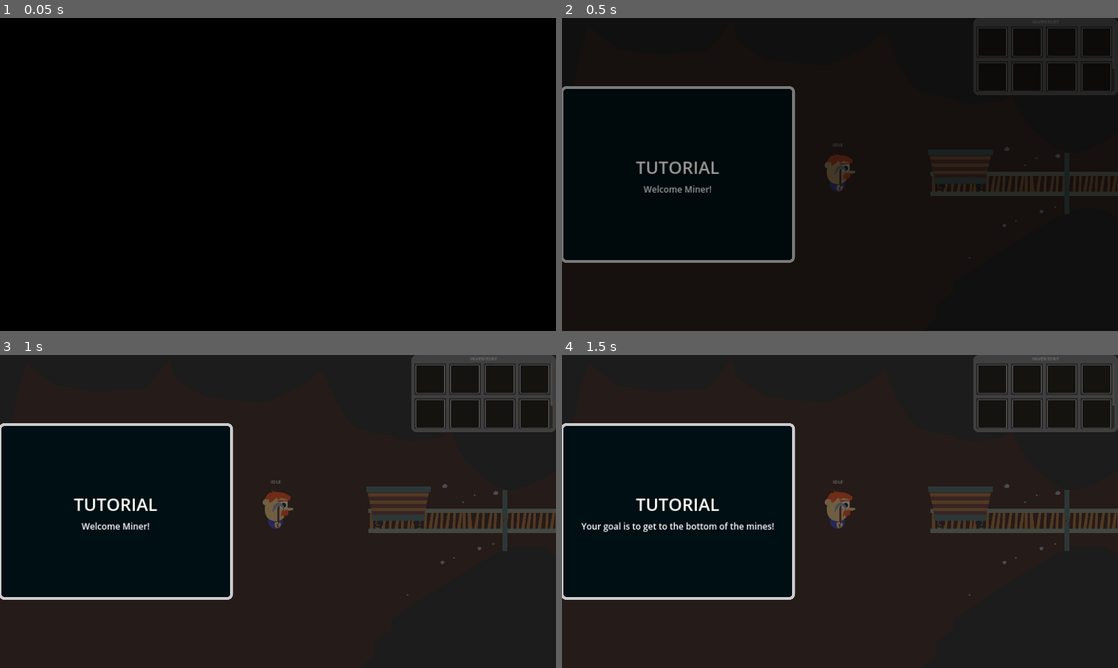
Above: before the commit, frames 1-4 (two rows, left to right).
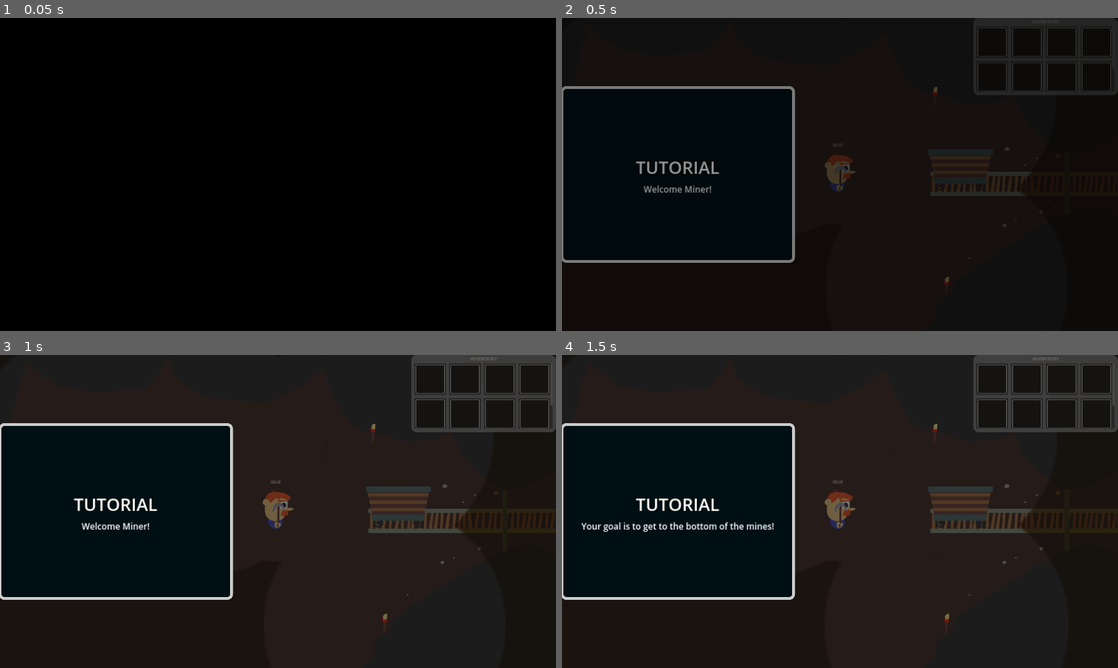
Above: after the commit, the same moments.

Repository: mathew-tran/Excavation
Game: Godot game, scene res://Scene/Hub.tscn
Same seed, same stepped clock (60 frames per second), same inputs: the game is played once before the commit and once after it. Sound files missing from this copy of the repository are replaced by a short silence.
Inputs (mouse positions are in pixels of both pictures, inside the frame that each line leads up to):
- Up to frame 1 (0.05 s): no input
- Up to frame 2 (0.5 s): no input
- Up to frame 3 (1 s): move the mouse to (400, 495) at 0.52 s; hold H (clear_data) from 0.53 s (still down)
- Up to frame 4 (1.5 s): tap Enter at 1.25 s; move the mouse to (728, 527) at 1.27 s; release H (clear_data) at 1.28 s; click (728, 527) at 1.35 s

Frame 1 is identical in both runs. In frame 2, 0.5% of the frame differs, in the area x 66-100%, y 22-86%; in frame 3, 1.0%; in frame 4, 1.0%.

Commit message:
play with lighting to try to give more atmosphere

Diff:
--- a/Art/DwarfExample.svg
+++ b/Art/DwarfExample.svg
@@ -23,9 +23,9 @@
      inkscape:pagecheckerboard="0"
      inkscape:deskcolor="#d1d1d1"
      inkscape:document-units="mm"
-     inkscape:zoom="1"
-     inkscape:cx="-386"
-     inkscape:cy="47.5"
+     inkscape:zoom="2"
+     inkscape:cx="435.5"
+     inkscape:cy="957.25"
      inkscape:window-width="1920"
      inkscape:window-height="1001"
      inkscape:window-x="-7"
@@ -1754,5 +1754,20 @@
        style="fill:#63342f;fill-opacity:1;stroke:#754030;stroke-width:0.1;stroke-linecap:round"
        d="m -85.634246,-25.183164 c -1.518544,0.09242 -8.562987,0.852472 -8.562987,0.852472 l -0.600516,-1.156282 8.988991,-1.474812 z"
        id="path130" />
+    <path
+       style="fill:#63342f;stroke-width:0.1;stroke-linecap:round"
+       d="m 136.9489,269.03352 c -0.74835,1.3096 0.56127,12.9091 0.56127,12.9091 l 2.05798,-13.47039 z"
+       id="path35" />
+    <ellipse
+       style="fill:#e11800;stroke-width:0.126316;stroke-linecap:round"
+       id="path44"
+       cx="138.04636"
+       cy="266.68607"
+       rx="2.3812501"
+       ry="2.6319077" />
+    <path
+       style="fill:#ffec8c;stroke-width:0.07832;stroke-linecap:round"
+       d="m 136.65728,263.26041 0.20287,2.18282 0.68976,1.4552 0.52746,-0.99218 0.77091,0.85989 c 0,0 1.37952,-1.25677 1.37952,-1.91823 0,-0.66145 0.32458,-3.175 0.16229,-3.50572 -0.16229,-0.33073 -2.51559,0.39687 -2.51559,0.39687 z"
+       id="path45" />
   </g>
 </svg>
--- /dev/null
+++ b/Data/Lighting/HomeLighting.tres
@@ -0,0 +1,7 @@
+[gd_resource type="Resource" script_class="LightResource" load_steps=2 format=3 uid="uid://b3f7i54ljt34x"]
+
+[ext_resource type="Script" path="res://Data/Lighting/LightingResource.gd" id="1_px564"]
+
+[resource]
+script = ExtResource("1_px564")
+LightColor = Color(0.52423, 0.336281, 0.0169107, 1)
--- /dev/null
+++ b/Data/Lighting/Level1Lighting.tres
@@ -0,0 +1,7 @@
+[gd_resource type="Resource" script_class="LightResource" load_steps=2 format=3 uid="uid://donqtvr3eyqvt"]
+
+[ext_resource type="Script" path="res://Data/Lighting/LightingResource.gd" id="1_rvnnh"]
+
+[resource]
+script = ExtResource("1_rvnnh")
+LightColor = Color(0, 0.18428, 0.1309, 1)
--- /dev/null
+++ b/Data/Lighting/LightingResource.gd
@@ -0,0 +1,5 @@
+extends Resource
+
+class_name LightResource
+
+@export var LightColor : Color
--- /dev/null
+++ b/Prefabs/Blocking/Torch.tscn
@@ -0,0 +1,57 @@
+[gd_scene load_steps=7 format=3 uid="uid://b6qp8xn5wmcc"]
+
+[ext_resource type="Texture2D" uid="uid://cgbb4u1dk2sn1" path="res://Art/Blocking/Torch.png" id="1_4dodt"]
+[ext_resource type="Script" path="res://Scripts/Blocking/Torch.gd" id="2_ma3am"]
+[ext_resource type="Texture2D" uid="uid://d32tuo35so3cb" path="res://Art/Blocking/Light/LightRadius.png" id="2_y3ei6"]
+
+[sub_resource type="Animation" id="Animation_orcko"]
+resource_name = "anim"
+loop_mode = 1
+tracks/0/type = "value"
+tracks/0/imported = false
+tracks/0/enabled = true
+tracks/0/path = NodePath("PointLight2D:texture_scale")
+tracks/0/interp = 2
+tracks/0/loop_wrap = true
+tracks/0/keys = {
+"times": PackedFloat32Array(0, 0.566667, 1),
+"transitions": PackedFloat32Array(1, 1, 1),
+"update": 0,
+"values": [6.0, 6.3, 6.0]
+}
+
+[sub_resource type="Animation" id="Animation_m572u"]
+length = 0.001
+tracks/0/type = "value"
+tracks/0/imported = false
+tracks/0/enabled = true
+tracks/0/path = NodePath("PointLight2D:texture_scale")
+tracks/0/interp = 1
+tracks/0/loop_wrap = true
+tracks/0/keys = {
+"times": PackedFloat32Array(0),
+"transitions": PackedFloat32Array(1),
+"update": 0,
+"values": [6.0]
+}
+
+[sub_resource type="AnimationLibrary" id="AnimationLibrary_tgw3q"]
+_data = {
+"RESET": SubResource("Animation_m572u"),
+"anim": SubResource("Animation_orcko")
+}
+
+[node name="Torch" type="Sprite2D"]
+texture = ExtResource("1_4dodt")
+script = ExtResource("2_ma3am")
+
+[node name="PointLight2D" type="PointLight2D" parent="."]
+blend_mode = 2
+texture = ExtResource("2_y3ei6")
+texture_scale = 6.0
+
+[node name="AnimationPlayer" type="AnimationPlayer" parent="."]
+libraries = {
+"": SubResource("AnimationLibrary_tgw3q")
+}
+speed_scale = 0.2
--- a/Prefabs/DroppedMaterial.tscn
+++ b/Prefabs/DroppedMaterial.tscn
@@ -45,6 +45,7 @@
 
 [node name="DroppedMaterial" type="Sprite2D"]
 light_mask = 0
+visibility_layer = 2
 scale = Vector2(2, 2)
 texture = ExtResource("1_7n3wn")
 script = ExtResource("2_jljic")
--- a/Prefabs/Player.tscn
+++ b/Prefabs/Player.tscn
@@ -11,6 +11,7 @@
 [ext_resource type="PackedScene" uid="uid://si4mr5koso7l" path="res://Prefabs/MagnetField.tscn" id="9_o1hdc"]
 [ext_resource type="AudioStream" uid="uid://d01ebv4ucjdew" path="res://Audio/Mine01.wav" id="10_bq2ih"]
 [ext_resource type="AudioStream" uid="uid://cty57oxx7j0th" path="res://Audio/RockBreak.wav" id="11_psrgf"]
+[ext_resource type="Texture2D" uid="uid://d32tuo35so3cb" path="res://Art/Blocking/Light/LightRadius.png" id="12_oa0a8"]
 
 [sub_resource type="Animation" id="Animation_73jw6"]
 length = 0.001
@@ -151,6 +152,11 @@
 [node name="RockBreak" type="AudioStreamPlayer2D" parent="."]
 stream = ExtResource("11_psrgf")
 
+[node name="PlayerLight" type="PointLight2D" parent="."]
+blend_mode = 2
+texture = ExtResource("12_oa0a8")
+texture_scale = 2.5
+
 [connection signal="area_entered" from="Player/Area2D" to="Player" method="_on_area_2d_area_entered"]
 [connection signal="finished" from="Voice" to="." method="_on_voice_finished"]
 [connection signal="timeout" from="VoiceTimer" to="." method="_on_voice_timer_timeout"]
--- a/Prefabs/PlayerUI.tscn
+++ b/Prefabs/PlayerUI.tscn
@@ -11,6 +11,7 @@
 script = ExtResource("1_u2se8")
 
 [node name="Inventory" parent="." instance=ExtResource("2_p1x8q")]
+light_mask = 0
 anchors_preset = 1
 anchor_left = 1.0
 anchor_right = 1.0
@@ -20,15 +21,18 @@
 
 [node name="LevelSelect" parent="." instance=ExtResource("3_e4aoh")]
 visible = false
+light_mask = 0
 
 [node name="GoHomePopup" parent="." instance=ExtResource("4_x8pjw")]
 visible = false
+light_mask = 0
 
 [node name="TOPLEVEL" type="CanvasLayer" parent="."]
 layer = 128
 
 [node name="MessageBox" parent="TOPLEVEL" instance=ExtResource("5_2etxp")]
 visible = false
+light_mask = 0
 anchors_preset = 4
 anchor_left = 0.0
 anchor_right = 0.0
@@ -38,6 +42,7 @@
 
 [node name="InfoLabel" parent="TOPLEVEL" instance=ExtResource("5_40fge")]
 visible = false
+light_mask = 0
 z_index = 4096
 z_as_relative = false
 offset_right = 400.0
--- a/Scene/Hub.tscn
+++ b/Scene/Hub.tscn
@@ -1,10 +1,11 @@
-[gd_scene load_steps=16 format=3 uid="uid://cdsdbdlxtshha"]
+[gd_scene load_steps=18 format=3 uid="uid://cdsdbdlxtshha"]
 
 [ext_resource type="PackedScene" uid="uid://d1ig2bfgcjehm" path="res://Prefabs/Player.tscn" id="1_0waba"]
 [ext_resource type="Script" path="res://Scripts/Level.gd" id="1_abqlf"]
 [ext_resource type="Texture2D" uid="uid://dcyfo3a6cixi8" path="res://Art/Blocking/GroundTexture/Ground1.png" id="1_wddsl"]
 [ext_resource type="PackedScene" uid="uid://dwrw4xt53lac8" path="res://Prefabs/Blocking/Boulder1.tscn" id="2_4esxx"]
 [ext_resource type="PackedScene" uid="uid://c7f7eol1o8f1t" path="res://Prefabs/Blocking/Boulder2.tscn" id="2_lht2q"]
+[ext_resource type="Resource" uid="uid://b3f7i54ljt34x" path="res://Data/Lighting/HomeLighting.tres" id="2_u1olp"]
 [ext_resource type="PackedScene" uid="uid://c3jrdvsowvmi" path="res://Prefabs/Blocking/Boulder3.tscn" id="3_5kge5"]
 [ext_resource type="PackedScene" uid="uid://djhdjtw1ljfl2" path="res://Prefabs/Blocking/Boulder4.tscn" id="4_7udps"]
 [ext_resource type="PackedScene" uid="uid://4wt08pawg5m3" path="res://Prefabs/Blocking/Rail.tscn" id="5_xv7fs"]
@@ -15,9 +16,11 @@
 [ext_resource type="PackedScene" uid="uid://dt1yh0v3y3fc7" path="res://Prefabs/Blocking/SmallRocks/SmallRock2.tscn" id="11_7cu6u"]
 [ext_resource type="PackedScene" uid="uid://blfsybl38vdpe" path="res://Prefabs/Blocking/SmallRocks/SmallRock3.tscn" id="12_cbmm2"]
 [ext_resource type="Script" path="res://Scripts/Tutorial/FirstTimeStartup.gd" id="14_okj1i"]
+[ext_resource type="PackedScene" uid="uid://b6qp8xn5wmcc" path="res://Prefabs/Blocking/Torch.tscn" id="17_wj57r"]
 
 [node name="Level" type="Node2D"]
 script = ExtResource("1_abqlf")
+LightColor = ExtResource("2_u1olp")
 
 [node name="Environment" type="Node2D" parent="."]
 
@@ -194,3 +197,15 @@
 
 [node name="FirstTimeStartup" type="Node" parent="."]
 script = ExtResource("14_okj1i")
+
+[node name="Torch" parent="." instance=ExtResource("17_wj57r")]
+position = Vector2(1728, 696)
+
+[node name="Torch2" parent="." instance=ExtResource("17_wj57r")]
+position = Vector2(1688, 40)
+
+[node name="Torch3" parent="." instance=ExtResource("17_wj57r")]
+position = Vector2(704, 104)
+
+[node name="Torch4" parent="." instance=ExtResource("17_wj57r")]
+position = Vector2(1112, 103)
--- a/Scene/HuntingAreas/Level1.tscn
+++ b/Scene/HuntingAreas/Level1.tscn
@@ -1,9 +1,10 @@
-[gd_scene load_steps=23 format=3 uid="uid://ku12s7xcc8hc"]
+[gd_scene load_steps=25 format=3 uid="uid://ku12s7xcc8hc"]
 
 [ext_resource type="Script" path="res://Scripts/Level.gd" id="1_3qq3s"]
 [ext_resource type="Texture2D" uid="uid://dcyfo3a6cixi8" path="res://Art/Blocking/GroundTexture/Ground1.png" id="1_cnl7t"]
 [ext_resource type="PackedScene" uid="uid://b5qq212iv7ss0" path="res://Prefabs/Rocks/Rock.tscn" id="1_oryf5"]
 [ext_resource type="PackedScene" uid="uid://djhdjtw1ljfl2" path="res://Prefabs/Blocking/Boulder4.tscn" id="1_qp1ul"]
+[ext_resource type="Resource" uid="uid://donqtvr3eyqvt" path="res://Data/Lighting/Level1Lighting.tres" id="2_0xo3e"]
 [ext_resource type="PackedScene" uid="uid://c7f7eol1o8f1t" path="res://Prefabs/Blocking/Boulder2.tscn" id="2_l5hlc"]
 [ext_resource type="PackedScene" uid="uid://c3jrdvsowvmi" path="res://Prefabs/Blocking/Boulder3.tscn" id="3_cayfs"]
 [ext_resource type="PackedScene" uid="uid://dwrw4xt53lac8" path="res://Prefabs/Blocking/Boulder1.tscn" id="4_vptr7"]
@@ -22,10 +23,12 @@
 [ext_resource type="Resource" uid="uid://proof3uamn3q" path="res://Data/Golem/Golem1/Golem1Requirement.tres" id="15_v535m"]
 [ext_resource type="PackedScene" uid="uid://bniaafdw74hpx" path="res://Prefabs/DialogueTriggers/FirstTimeGolemDialogue.tscn" id="16_n7fr8"]
 [ext_resource type="Resource" uid="uid://c1jn3u5ucft1w" path="res://Data/Golem/Golem1/Golem1Entitlement.tres" id="16_pi8dt"]
+[ext_resource type="PackedScene" uid="uid://b6qp8xn5wmcc" path="res://Prefabs/Blocking/Torch.tscn" id="24_je6cb"]
 
 [node name="Node2D" type="Node2D"]
 position = Vector2(292, 325)
 script = ExtResource("1_3qq3s")
+LightColor = ExtResource("2_0xo3e")
 
 [node name="Environment" type="Node2D" parent="."]
 
@@ -405,3 +408,9 @@
 position = Vector2(-975, -162)
 
 [node name="FirstTimeGolemDialogue" parent="." instance=ExtResource("16_n7fr8")]
+
+[node name="Torch" parent="." instance=ExtResource("24_je6cb")]
+position = Vector2(783, -1017)
+
+[node name="Torch2" parent="." instance=ExtResource("24_je6cb")]
+position = Vector2(783, -1017)
--- /dev/null
+++ b/Scripts/Blocking/Torch.gd
@@ -0,0 +1,5 @@
+extends Sprite2D
+
+
+func _ready():
+	$AnimationPlayer.play("anim")
--- a/Scripts/Level.gd
+++ b/Scripts/Level.gd
@@ -1,5 +1,11 @@
 extends Node2D
 
+@export var LightColor : LightResource
+
 func _ready():
+	var colorMod = CanvasModulate.new()
+	add_child(colorMod)
+	colorMod.color = LightColor.LightColor
+
 	await get_tree().create_timer(.2).timeout
 	Transition.FadeOut()
Binary file added: Art/Blocking/Light/LightRadius.png
Not shown, added: Art/Blocking/Light/LightRadius.png.import
Binary file added: Art/Blocking/Torch.png
Not shown, added: Art/Blocking/Torch.png.import
Not shown: 1 places in Prefabs/Player.tscn that only renumber resources
